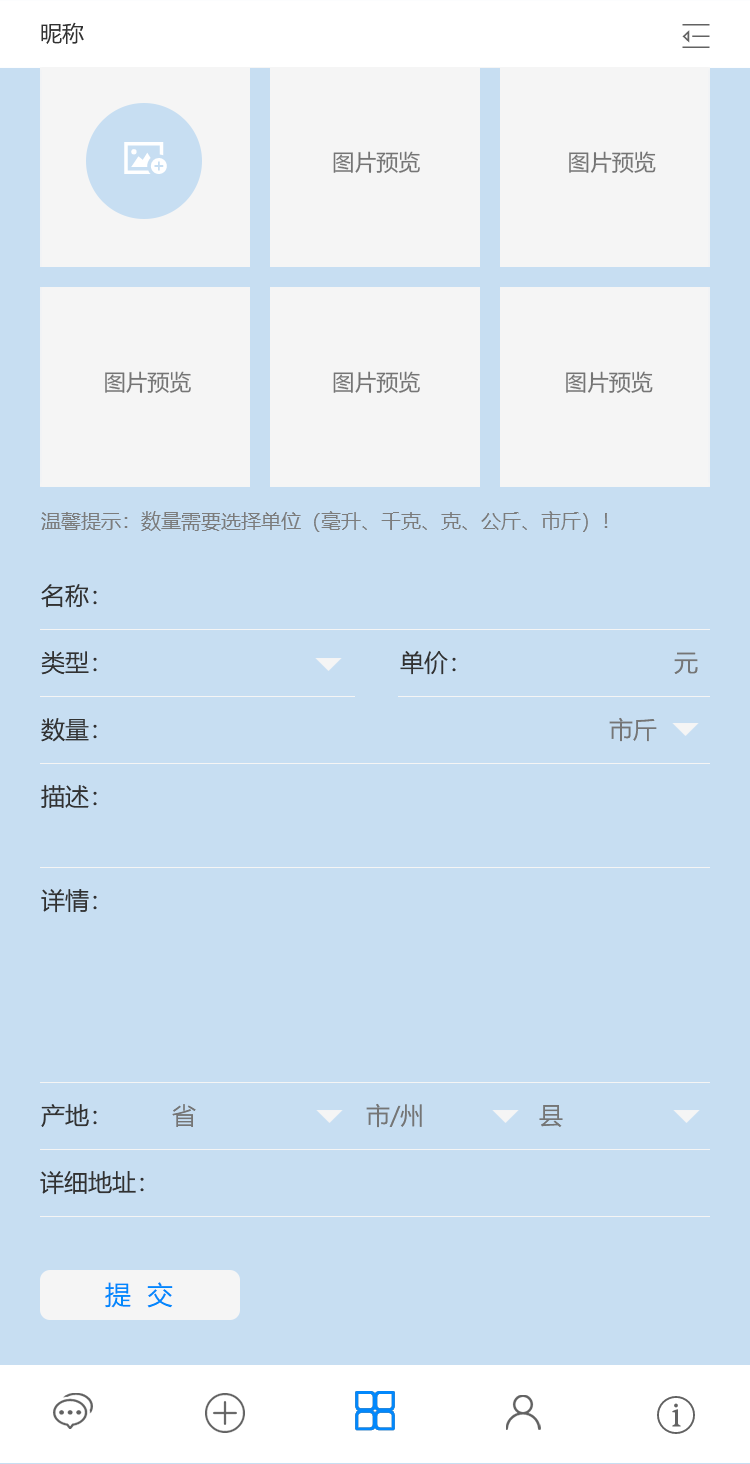
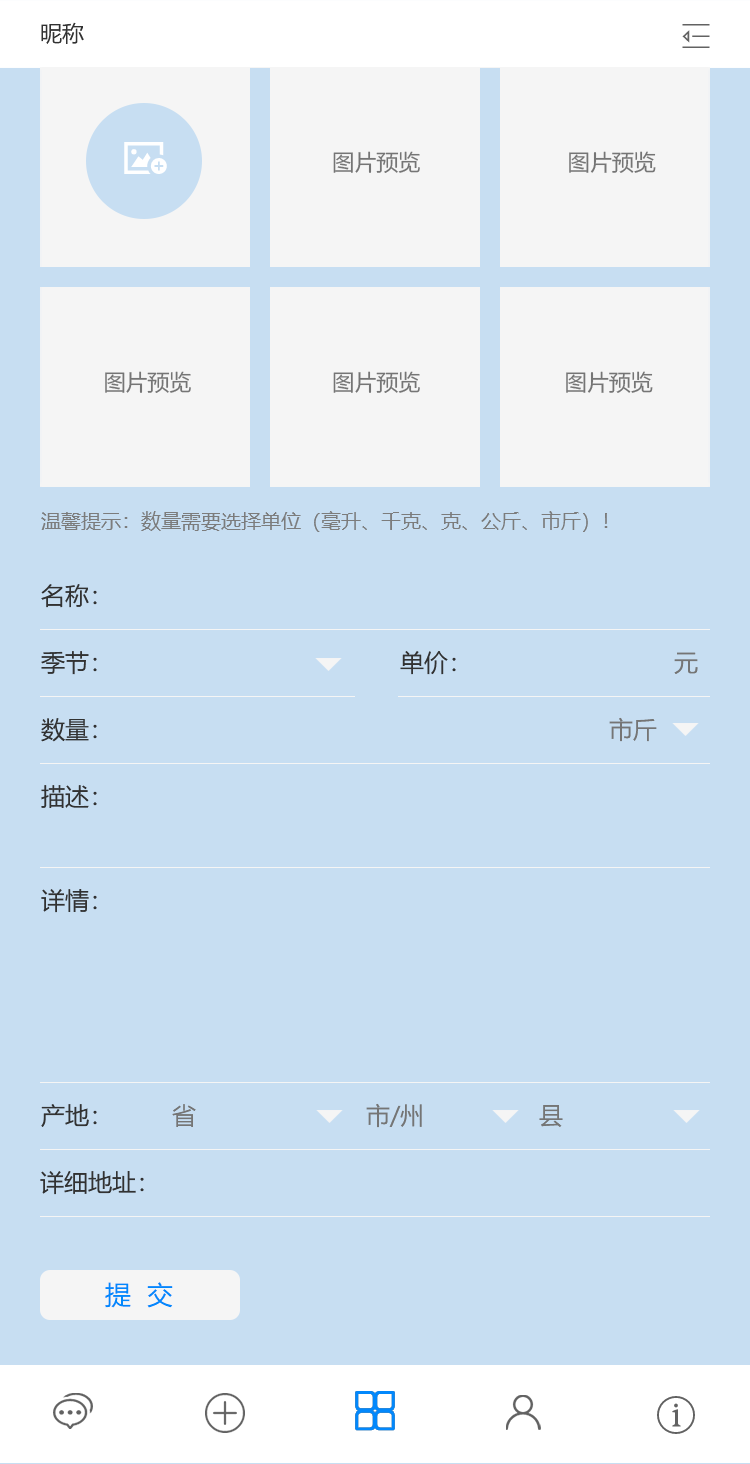
Layers edited between the first and the second (750, 1464) image:
renamed "名称： 类型： 单价： 数量： 描述： 详情： 产地：" to "名称： 季节： 单价： 数量： 描述： 详情： 产地：", painted on it over (41, 651, 89, 675)
